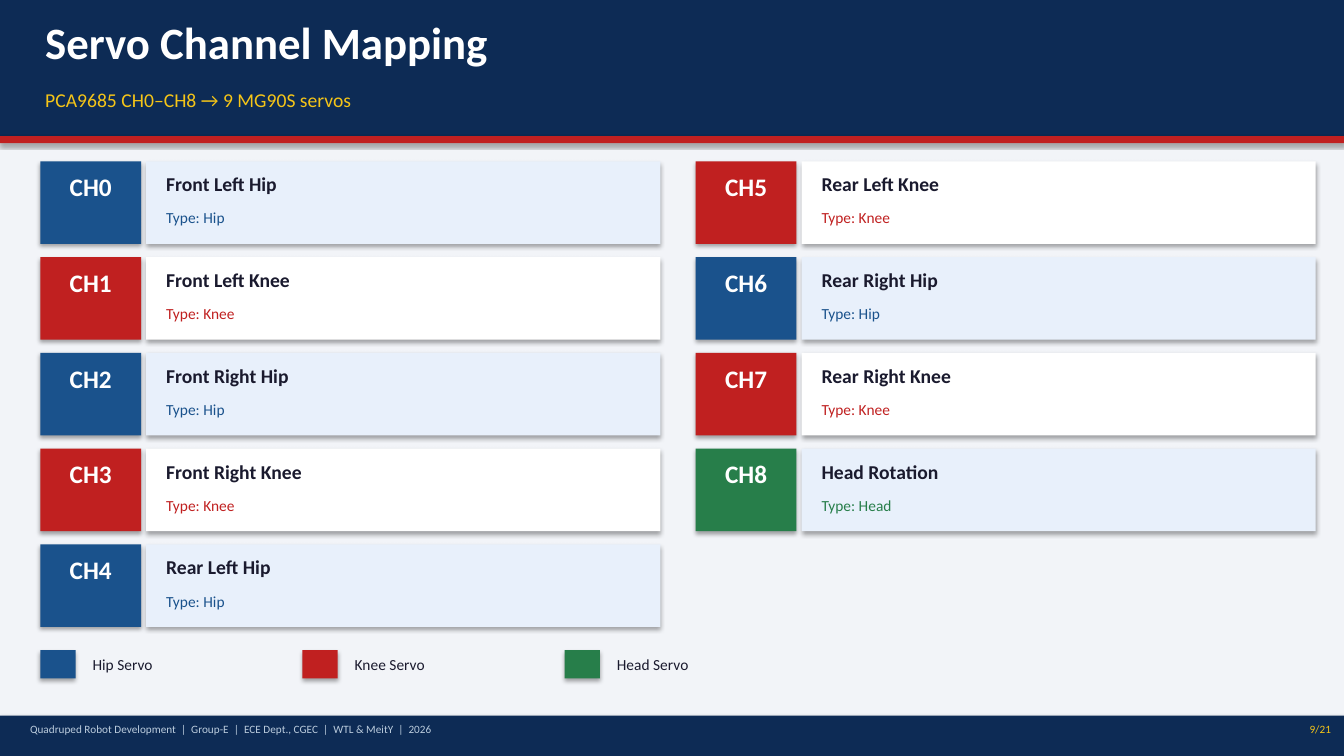
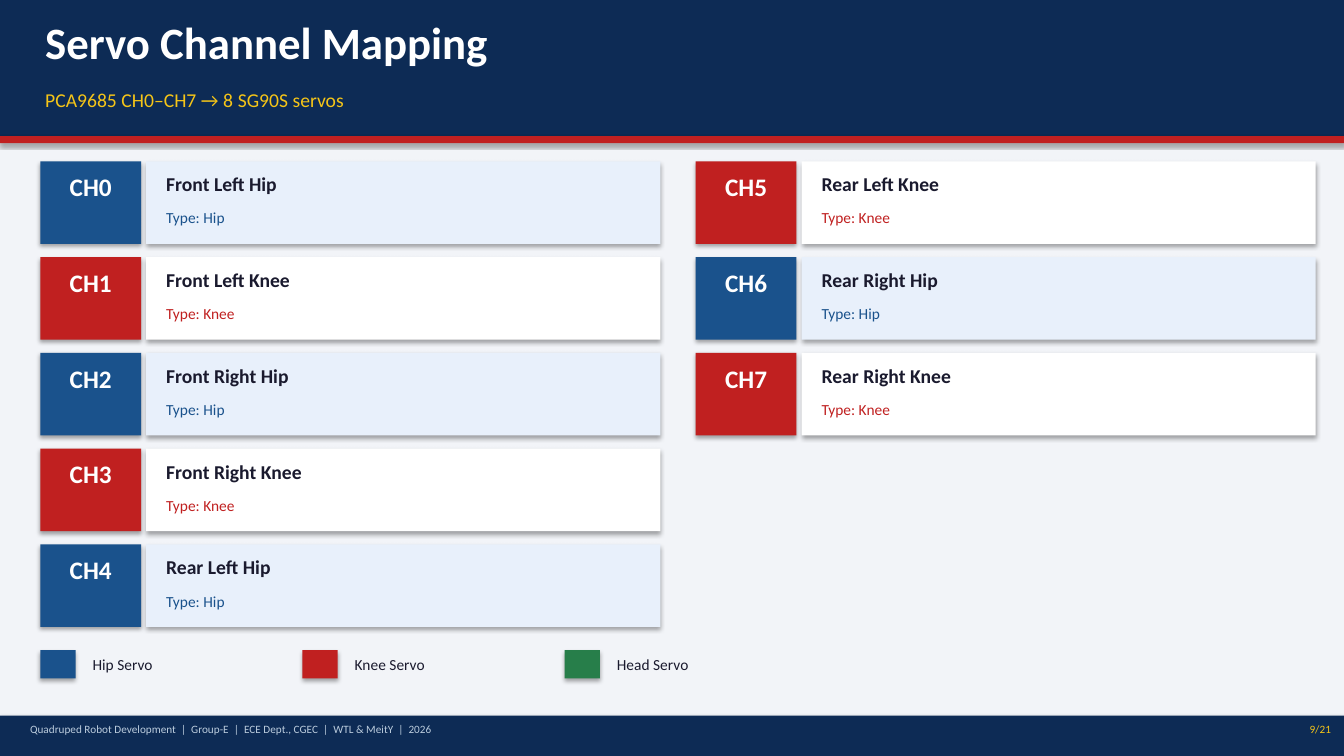
Before and after one commit to Biraj2004/3D-QuadrupedBot-Report, a slide deck: slide 9 of Quadruped_Robot_Presentation.pptx. Drawn at 1344x756 pixels with LibreOffice and Linux fonts; fonts in the diff are those of the drawing. Boxes give left, top, right and bottom in pixels: in the first picture for what was removed or moved away, otherwise in the second. Text is boxed around its words. In the diff, an @@ line names an element or a change of style, - is before the commit and + after.

Commit message:
fix(3D_REPORT): correct material specifications and remove head rotation references
- Change PLA+ references to PLA for core structural components
- Change PETG references to ABS for leg components and engineering filaments
- Remove CH8 head servo channel from servo mapping and wiring diagram
- Remove head rotation DOF reference from project objectives
- Remove head servo mount from core plate specifications
- Update robot top-view diagram to remove head servo positioning
- Correct spacing and formatting inconsistencies throughout document
- Align material specifications with actual fabrication approach

```diff
--- a/Quadruped_Robot_Presentation.pptx
+++ b/Quadruped_Robot_Presentation.pptx
@@ text at [45,93,344,107]: text changed @@
-PCA9685 CH0–CH8 → 9 MG90S servos
+PCA9685 CH0–CH7 → 8 SG90S servos
@@ rectangle removed at [696,449,797,531] @@
@@ rectangle removed at [802,449,1316,531] @@
@@ text removed at [725,465,767,483] @@
-CH8
@@ text removed at [822,465,938,479] @@
-Head Rotation
@@ text removed at [822,500,892,514] @@
-Type: Head
```
Also in this commit, not shown: 13 other slides changed, 1 other file.
